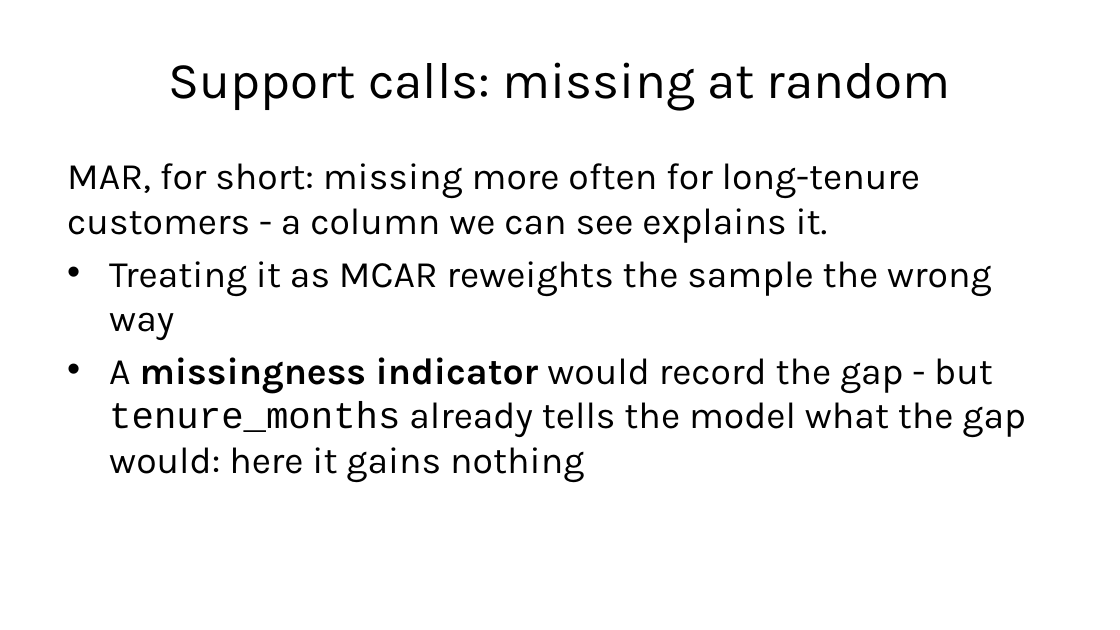
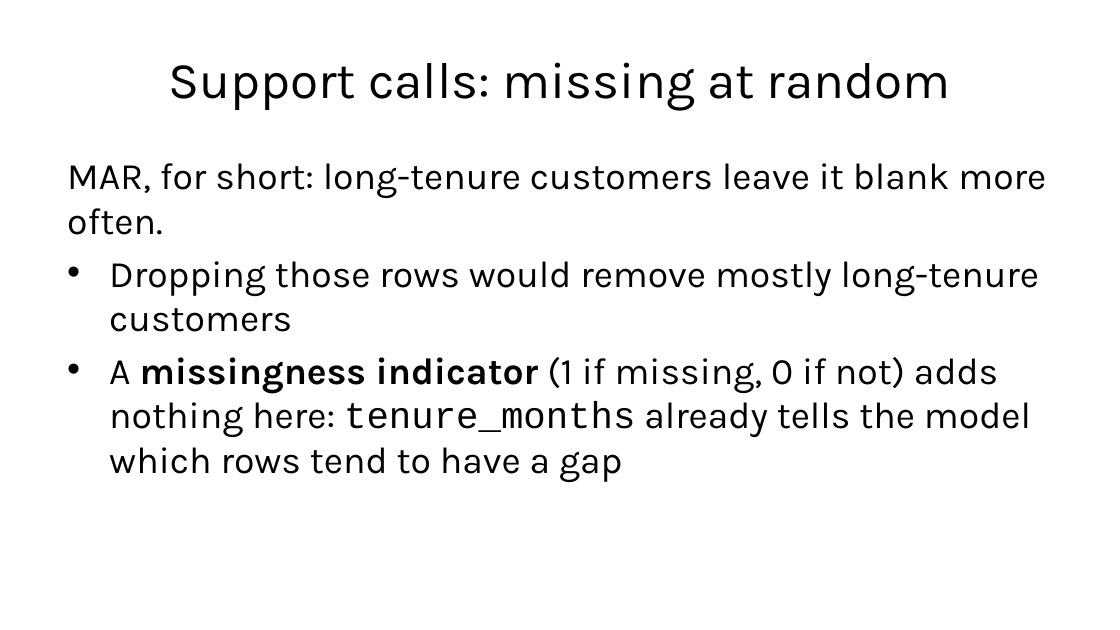
Before and after one commit to fabioantonini/technologies-for-artificial-intelligence, a slide deck: slide 12 of Lessons/02_data_exploration_and_preparation/Slides/data_exploration_and_preparation_slides.pptx. Drawn at 1120x630 pixels with LibreOffice and Linux fonts; fonts in the diff are those of the drawing; background and template pictures are left out. Boxes give left, top, right and bottom in pixels: in the first picture for what was removed or moved away, otherwise in the second. Text is boxed around its words. In the diff, an @@ line names an element or a change of style, - is before the commit and + after.

```diff
--- a/Lessons/02_data_exploration_and_preparation/Slides/data_exploration_and_preparation_slides.pptx
+++ b/Lessons/02_data_exploration_and_preparation/Slides/data_exploration_and_preparation_slides.pptx
@@ text at [67, 163, 1046, 483]: text changed @@
-MAR, for short: missing more often for long-tenure customers - a column we can see explains it.
-• Treating it as MCAR reweights the sample the wrong way
-• A missingness indicator would record the gap - but tenure_months already tells the model what the gap would: here it gains nothing
+MAR, for short: long-tenure customers leave it blank more often.
+• Dropping those rows would remove mostly long-tenure customers
+• A missingness indicator (1 if missing, 0 if not) adds nothing here: tenure_months already tells the model which rows tend to have a gap
```
Also in this commit, not shown: 1 other slide changed, 6 other files.
